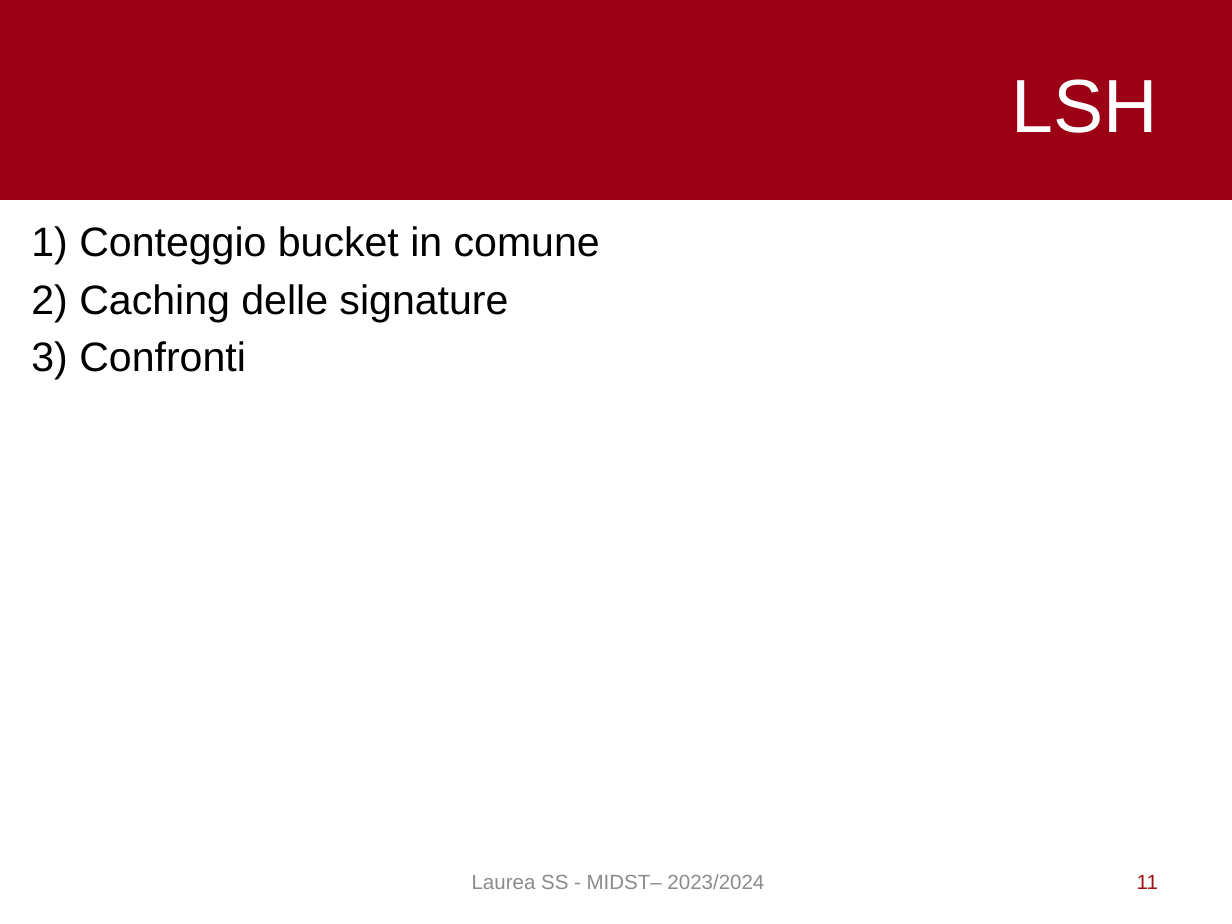
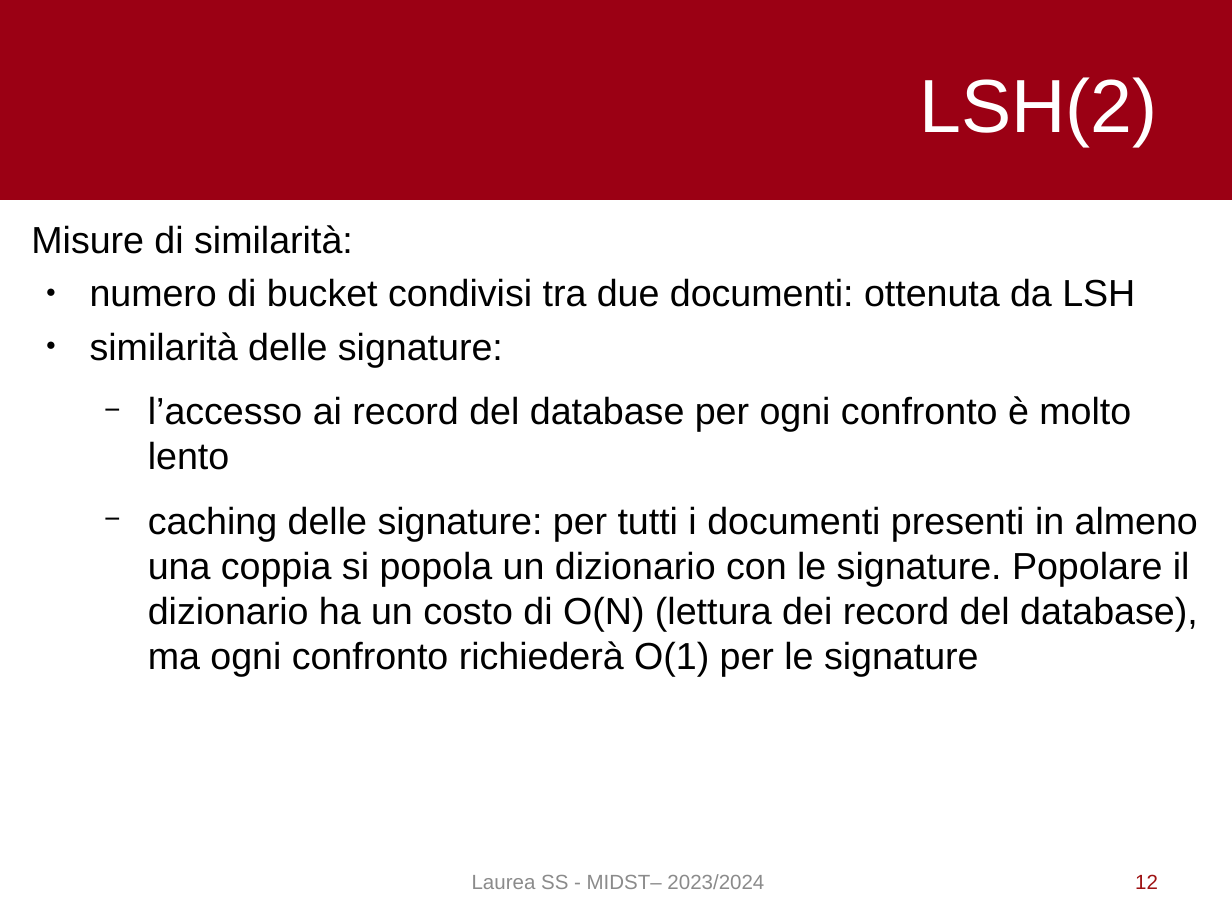
Before and after one commit to pietro-stangherlin/near_duplicate_doc_lsh, a slide deck: slide 12 of slides/ita/slides_ita.odp (slide 11 before the commit). Drawn at 1232x924 pixels with LibreOffice and Linux fonts; fonts in the diff are those of the drawing. Boxes give left, top, right and bottom in pixels: in the first picture for what was removed or moved away, otherwise in the second. Text is boxed around its words. In the diff, an @@ line names an element or a change of style, - is before the commit and + after.

```diff
--- a/slides/ita/slides_ita.odp
+++ b/slides/ita/slides_ita.odp
@@ title at (x1=919, y1=77, x2=1157, y2=146): text changed @@
-LSH
+LSH(2)
@@ text at (x1=31, y1=225, x2=1198, y2=677): text changed; size 24 to 22 pt @@
-1) Conteggio bucket in comune
-2) Caching delle signature
-3) Confronti
+Misure di similarità:
+● numero di bucket condivisi tra due documenti: ottenuta da LSH
+● similarità delle signature:
+  − l’accesso ai record del database per ogni confronto è molto lento
+  − caching delle signature: per tutti i documenti presenti in almeno una coppia si popola un dizionario con le signature. Popolare il dizionario ha un costo di O(N) (lettura dei record del database), ma ogni confronto richiederà O(1) per le signature
@@ page number at (x1=1135, y1=874, x2=1158, y2=889): text changed @@
-11
+12
```
Also in this commit, not shown: 5 other slides changed, 3 slides added, 1 other file.
